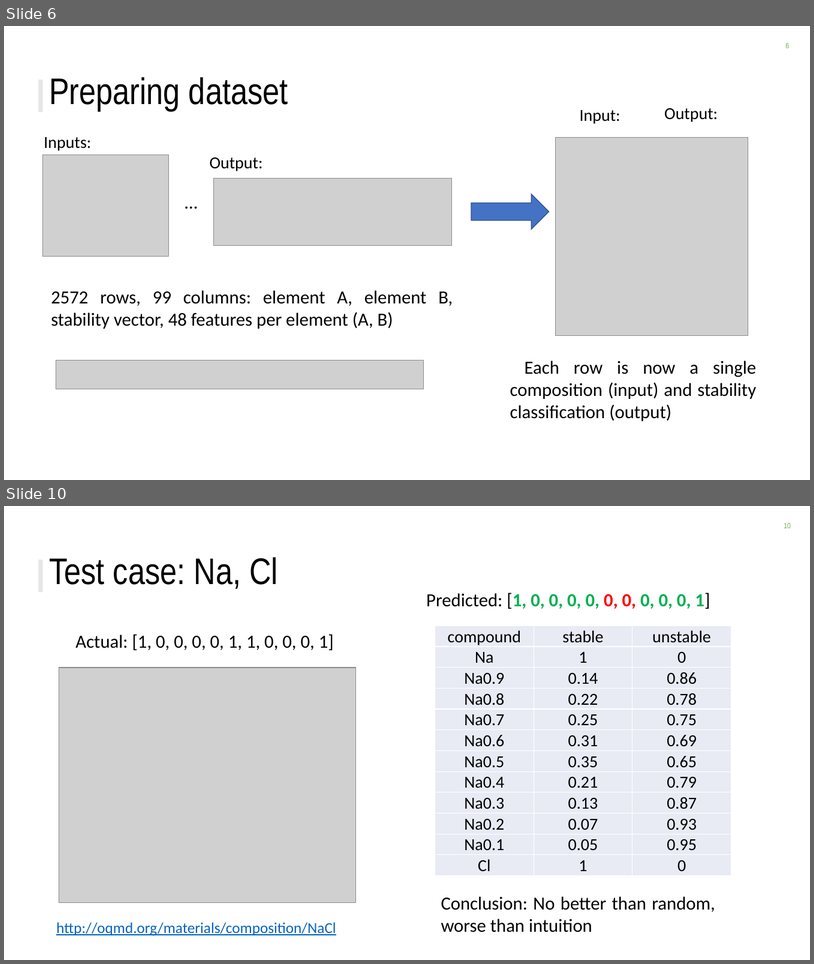
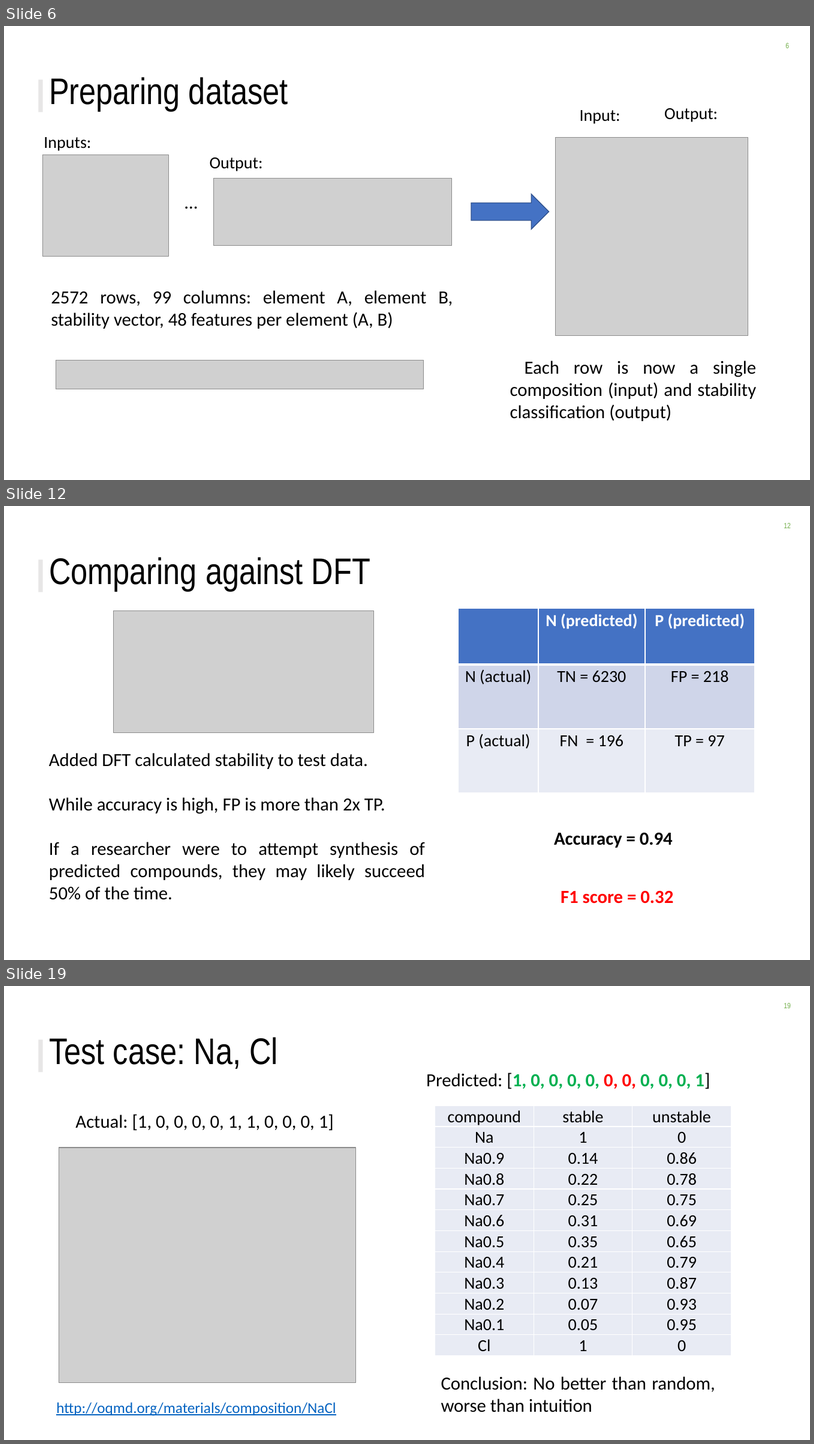
Before and after one commit to ckborg/DSE_challenge, a slide deck: DSE_challenge_slides.pptx. Shown one above the other, each under a label of ours: slides 6 and 10 before the commit, slides 6, 12 and 19 after it; the slides between them are not shown. The pictures are 814x964 and 814x1444 pixels, drawn with LibreOffice and Linux fonts; fonts in the diff are those of the drawing; grey boxes stand for pictures; background and template pictures are left out. Boxes give left, top, right and bottom in pixels: in the first picture for what was removed or moved away, otherwise in the second. Text is boxed around its words. In the diff, an @@ line names an element or a change of style, - is before the commit and + after.

```diff
--- a/DSE_challenge_slides.pptx
+++ b/DSE_challenge_slides.pptx
@@ slide 12 added at box(4, 506, 810, 960), background #FFFFFF; not listed: 2 template elements that a slide beside it also shows @@
@@ title added at box(49, 557, 371, 591), 44 pt, text #000000 @@
+Comparing against DFT
@@ picture added at box(113, 610, 374, 733) @@
@@ table added at box(458, 608, 755, 793), 3 rows, 3 columns @@
+ | N (predicted) | P (predicted)
+N (actual) | TN = 6230 | FP = 218
+P (actual) | FN = 196 | TP = 97
@@ text added at box(49, 753, 425, 900), 22 pt, text #000000 @@
+Added DFT calculated stability to test data.
+While accuracy is high, FP is more than 2x TP.
+If a researcher were to attempt synthesis of predicted compounds, they may likely succeed 50% of the time.
@@ text added at box(554, 832, 673, 847), 22 pt, text #000000, bold @@
+Accuracy = 0.94
@@ text added at box(561, 890, 674, 903), 22 pt, text #FF0000, bold @@
+F1 score = 0.32
@@ what was slide 10 is now slide 19 @@
```
Also in this commit, not shown: 5 slides changed, 9 other slides added, 3 slides removed, 2 other files.
